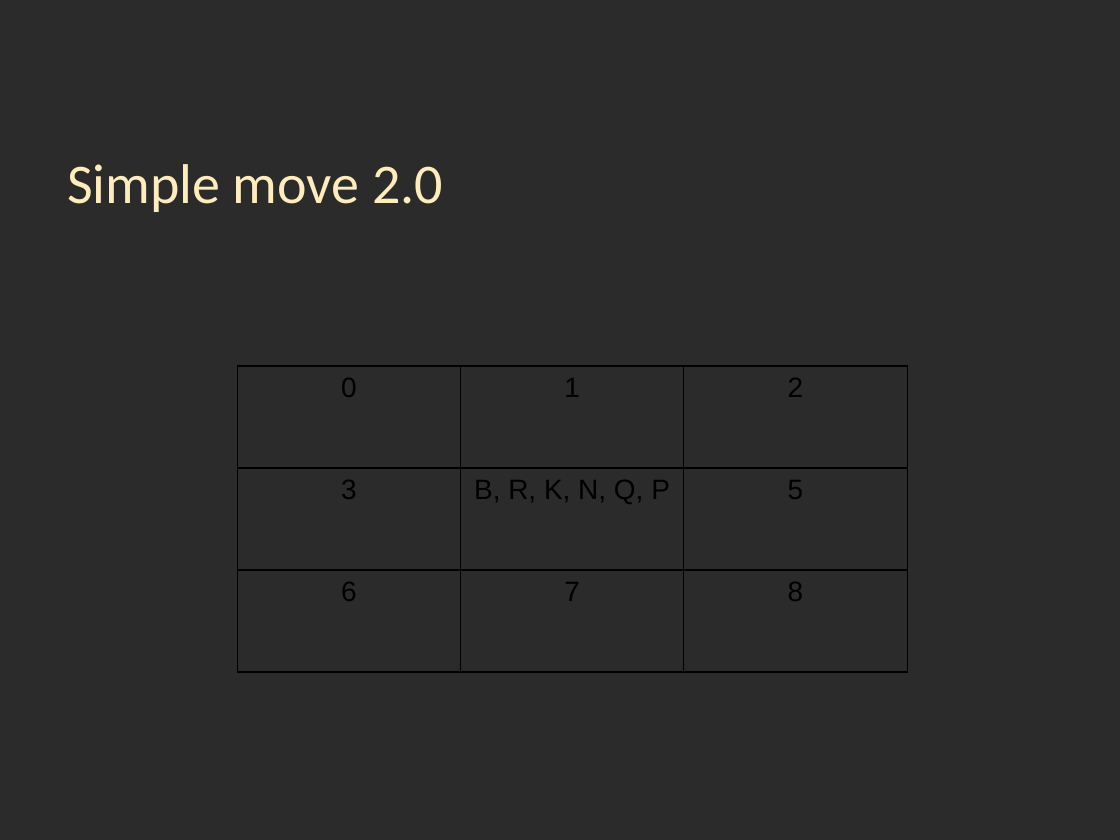
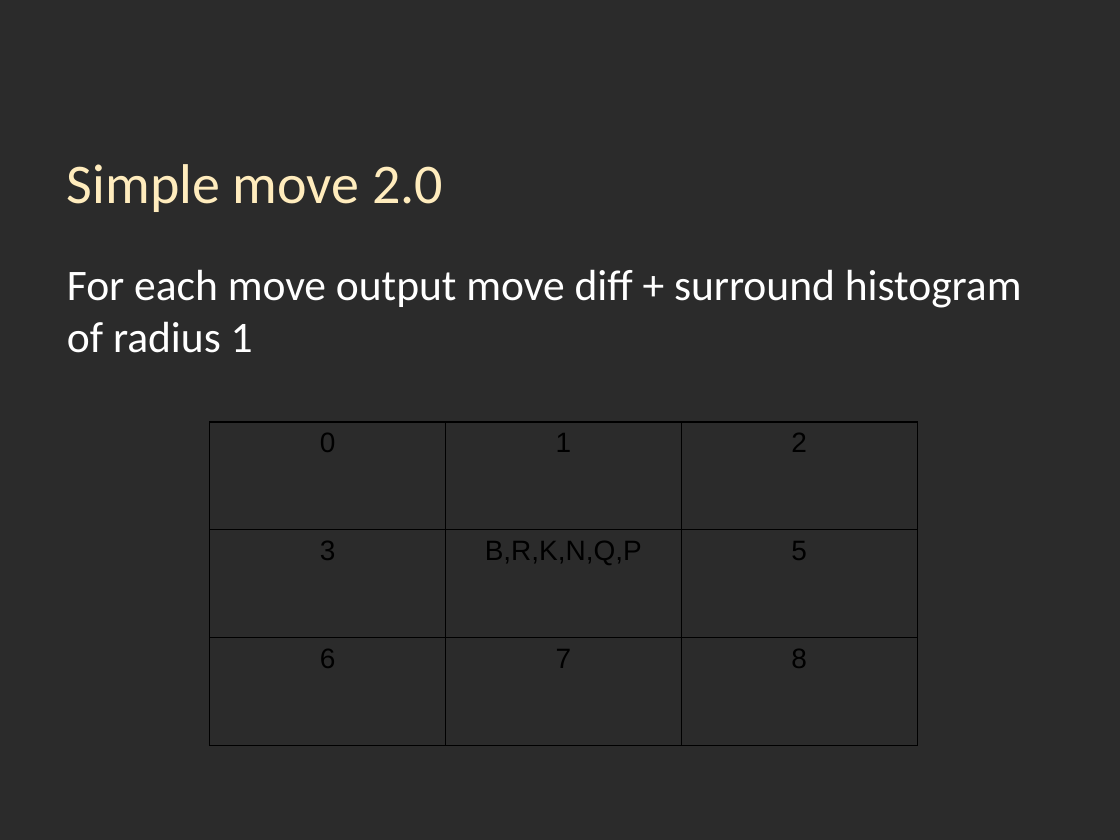
Before and after one commit to nivm/learningchess, a slide deck: slide 16 of presentation/chess_presentation.pptx (slide 14 before the commit). Drawn at 1120x840 pixels with LibreOffice and Linux fonts; fonts in the diff are those of the drawing; background and template pictures are left out; a plain dark background stands for a picture behind light text. Boxes give left, top, right and bottom in pixels: in the first picture for what was removed or moved away, otherwise in the second. Text is boxed around its words. In the diff, an @@ line names an element or a change of style, - is before the commit and + after.

```diff
--- a/presentation/chess_presentation.pptx
+++ b/presentation/chess_presentation.pptx
@@ text added at (67, 269, 1022, 353), 28 pt, text #FFFFFF @@
+For each move output move diff + surround histogram of radius 1
@@ table at (209, 422, 916, 746) @@
-row 2, column 2: B, R, K, N, Q, P
+row 2, column 2: B,R,K,N,Q,P
@@ table: place and size @@
-table at (237, 366, 907, 672)
+table at (209, 422, 916, 746)
```
Also in this commit, not shown: 12 other slides changed, 3 slides added.
